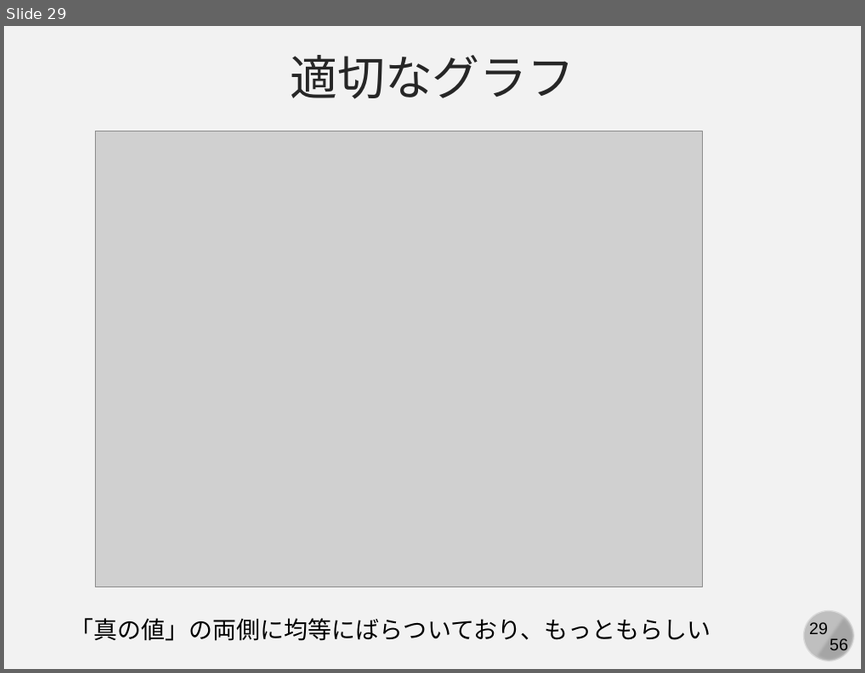
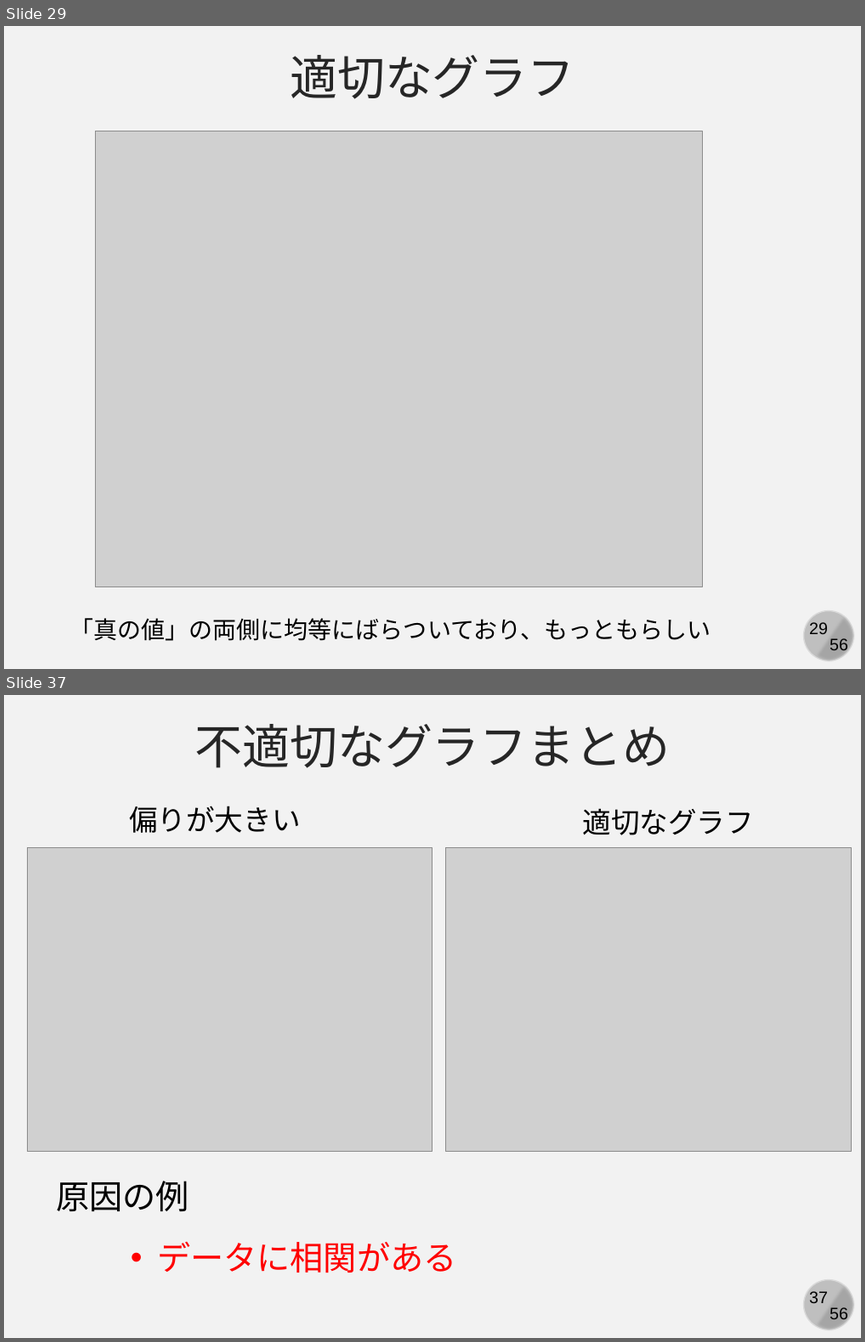
Before and after one commit to kaityo256/simulation_engineering, a slide deck: 03_mc_advanced/simulation03.pptx. Shown one above the other, each under a label of ours: slide 29 before the commit, slides 29 and 37 after it; the slides between them are not shown. The pictures are 865x673 and 865x1342 pixels, drawn with LibreOffice and Linux fonts; fonts in the diff are those of the drawing; grey boxes stand for pictures. Boxes give left, top, right and bottom in pixels: in the first picture for what was removed or moved away, otherwise in the second. Text is boxed around its words. In the diff, an @@ line names an element or a change of style, - is before the commit and + after.

```diff
--- a/03_mc_advanced/simulation03.pptx
+++ b/03_mc_advanced/simulation03.pptx
@@ slide 37 added at [4, 695, 861, 1338], background #F2F2F2; not listed: 4 template elements that a slide beside it also shows @@
@@ text added at [194, 724, 670, 768], 40 pt, text #262626 @@
+不適切なグラフまとめ
@@ text added at [129, 805, 301, 833], 24 pt, text #000000 @@
+偏りが大きい
@@ text added at [583, 808, 755, 835], 24 pt, text #000000 @@
+適切なグラフ
@@ picture added at [28, 847, 432, 1151] @@
@@ picture added at [446, 847, 851, 1151] @@
@@ text added at [56, 1180, 189, 1211], 28 pt, text #000000 @@
+原因の例
@@ text added at [157, 1242, 456, 1273], 28 pt, text #FF0000 @@
+• データに相関がある
```
Also in this commit, not shown: 1 slide changed, 9 other slides added, 15 other files.
